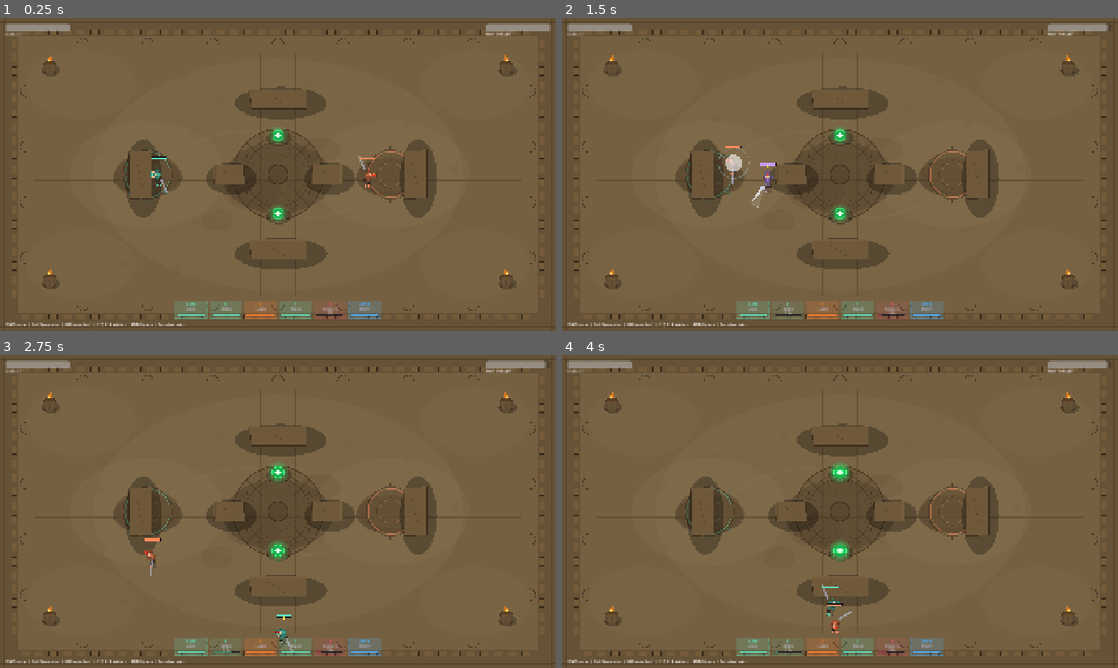
Above: before the commit, frames 1-4 (two rows, left to right).
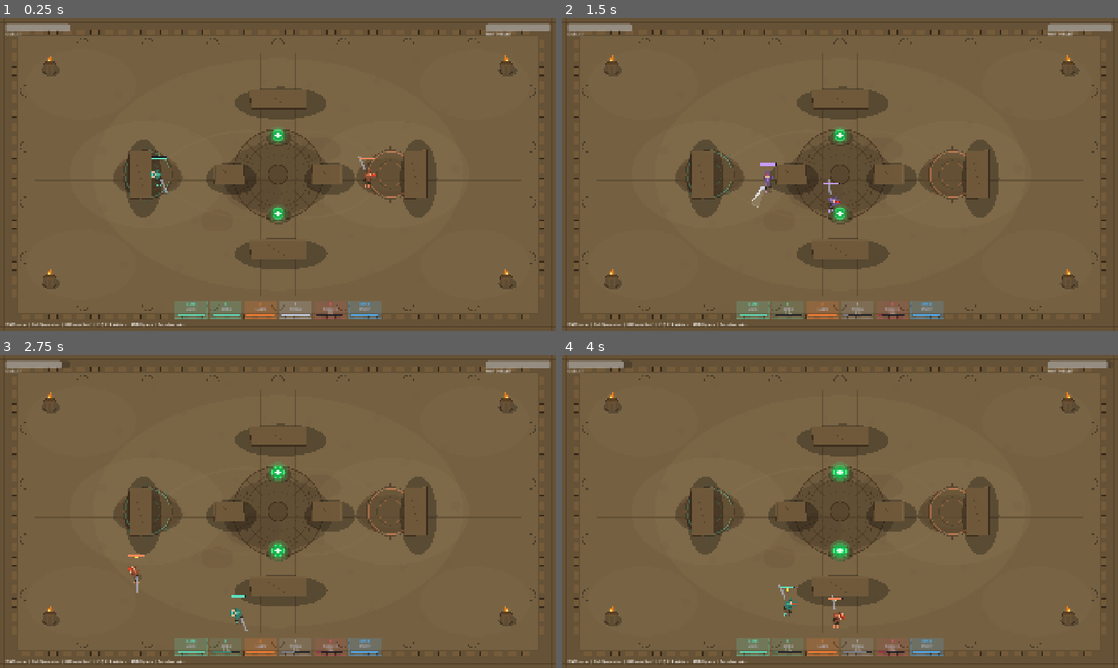
Above: after the commit, the same moments.

Repository: johnWard12/arena-game-godot
Game: Godot game, scene res://scenes/Main.tscn
Same seed, same stepped clock (60 frames per second), same inputs: the game is played once before the commit and once after it. This scene is started directly instead of the project's main scene.
Inputs (mouse positions are in pixels of both pictures, inside the frame that each line leads up to):
- Up to frame 1 (0.25 s): no input
- Up to frame 2 (1.5 s): tap Enter at 0.5 s; move the mouse to (962, 158) at 0.52 s; hold D 0.53-1.28 s; tap F at 0.6 s; click (962, 158) at 0.67 s; tap Space at 0.77 s; tap E at 0.8, 1.35 s; move the mouse to (728, 190) at 1.27 s; hold S from 1.28 s (still down)
- Up to frame 3 (2.75 s): tap Space at 1.52 s; tap F at 1.55, 2.1 s; move the mouse to (333, 442) at 2.02 s; release S at 2.03 s; hold D from 2.03 s (still down); tap E at 2.3 s
- Up to frame 4 (4 s): move the mouse to (812, 574) at 2.77 s; release D at 2.78 s; hold W 2.78-3.53 s; tap Shift at 2.85 s; click (812, 574) at 2.92 s; tap Space at 3.02, 3.77 s; tap F at 3.05 s; move the mouse to (1006, 558) at 3.52 s; hold A from 3.53 s (still down); tap E at 3.6 s

The runs differ from the first frame. In frame 1, less than 0.1% of the frame differs, in the area x 50-56%, y 90-97%; in frame 2, 0.4%; in frame 3, 0.6%, in the area x 10-100%, y 1-97%; in frame 4, 0.4%.

Commit message:
Add per-class passives, new Duelist Sword Throw ability
- Duelist Blood-lust tuned down from +25%/+25% to +10% attack speed /
  +10% move speed for 1.5s after landing a parry.
- Added Duelist F ability "Sword Throw": a thrown blade projectile,
  6 base damage scaling up to 14 against a target's missing HP (same
  scaling pattern as the existing ults), applies a 30% slow for 2s.
  Duelist previously had zero slow effects. Bot AI uses it as a
  ranged poke outside auto range.
- Added Mage passive "Overcharge": landing 2 consecutive ability hits
  (Bolt/Burst/Ult) without missing shaves 0.3s off Bolt's and Burst's
  current cooldowns; a miss (including a projectile that times out or
  is blocked) resets the streak.
- Added Bruiser passive "Steady Footing": incoming stun/freeze
  durations reduced 15%, implemented via a shared stun_resist_mult +
  apply_stun() choke point in Entity.gd so it applies uniformly
  everywhere stuns are dealt (Shatter, Shield Bash, Lunge, Nova
  freeze, etc).
- Entity/Projectile: promoted the projectile-firing helper (_fire())
  from RangedEntity up into the shared Entity.gd so Duelist's new
  ability could reuse it instead of duplicating projectile-spawn
  logic; added a report_result mechanism so projectile-based
  abilities (Bolt, Ult, Sword Throw) can report hit/miss back to the
  owner for passives like Overcharge.
- Updated ability HUD and char-select text to match.

Diff:
--- a/godot_project/scripts/BotController.gd
+++ b/godot_project/scripts/BotController.gd
@@ -53,12 +53,13 @@
 		try_ult(opponent)
 		return
 
-	if d > 100 and d <= A3_RANGE and cd_a3 <= 0 and dash_charges > 0 and randf() < 0.35:
-		try_a3(opponent)
+	if d <= A1_RANGE and cd_a1 <= 0 and randf() < 0.4:
+		try_a1(opponent)
 		return
 
-	if d <= A1_RANGE and cd_a1 <= 0 and randf() < 0.4:
-		try_a1(opponent)
+	# Sword Throw — ranged poke/slow while not yet in melee range
+	if d > AUTO_RANGE and d <= 500 and cd_a3 <= 0 and randf() < 0.35:
+		try_a3(opponent)
 		return
 
 	# lunge as a gap-closer — much more eager to use it on a kiting ranged opponent
--- a/godot_project/scripts/BruiserEntity.gd
+++ b/godot_project/scripts/BruiserEntity.gd
@@ -50,11 +50,16 @@
 	max_hp         = BRUISER_MAX_HP
 	base_color     = Color(0.95, 0.55, 0.15)
 	speed_override = BRUISER_MAX_SPEED
+	stun_resist_mult = 0.85  # Steady Footing: 15% less duration on incoming stuns/freezes
 
 func _physics_process(delta):
 	tremor_fx_left  = max(0.0, tremor_fx_left - delta)
 	shield_bash_fx  = max(0.0, shield_bash_fx - delta)
 	super._physics_process(delta)
+
+# Blood-lust is a Duelist-only passive.
+func on_landed_parry():
+	pass
 
 # ---- Ability overrides ----
 
@@ -80,7 +85,7 @@
 		var dmg = round(SHATTER_DMG * combo_mult())
 		deal_damage(opp, dmg)
 		if opp.alive:
-			opp.stunned_time_left = SHATTER_STUN
+			opp.apply_stun(SHATTER_STUN)
 		add_combo_stack()
 	cd_a1 = SHATTER_CD
 	recovering = {"type": "a1", "time_left": SHATTER_RECOVERY, "total": SHATTER_RECOVERY}
@@ -115,7 +120,7 @@
 		var dmg = round(BRUISER_ULT_DMG_BASE + missing_ratio * BRUISER_ULT_DMG_BONUS)
 		deal_damage(opp, dmg)
 		if opp.alive:
-			opp.stunned_time_left = 0.5
+			opp.apply_stun(0.5)
 		add_combo_stack()
 	ult_charge = 0.0
 	recovering = {"type": "ult", "time_left": BRUISER_ULT_RECOVERY, "total": BRUISER_ULT_RECOVERY}
@@ -132,7 +137,7 @@
 	if opp != null and opp.alive and global_position.distance_to(opp.global_position) <= SHIELD_BASH_RANGE:
 		if deal_damage(opp, SHIELD_BASH_DMG):
 			if opp.alive:
-				opp.stunned_time_left = SHIELD_BASH_STUN
+				opp.apply_stun(SHIELD_BASH_STUN)
 				opp.velocity = (opp.global_position - global_position).normalized() * SHIELD_BASH_KNOCKBACK
 	cd_a3 = SHIELD_BASH_CD
 	recovering = {"type": "a3", "time_left": SHIELD_BASH_RECOVERY, "total": SHIELD_BASH_RECOVERY}
--- a/godot_project/scripts/CharSelect.gd
+++ b/godot_project/scripts/CharSelect.gd
@@ -39,7 +39,7 @@
 		"color": MELEE_COLOR,
 		"key":   "melee",
 		"hp":    "HP  150",
-		"lines": ["Melee glass cannon.", "Combos + execute ult.", "", "Auto       LMB", "Strike     E", "Lunge      Q", "Blind Spot F", "Execute    R"]
+		"lines": ["Melee glass cannon.", "Blood-lust on parry.", "", "Auto       LMB", "Strike     E", "Lunge      Q", "Throw      F", "Execute    R"]
 	},
 	{
 		"label": "MAGE",
--- a/godot_project/scripts/Entity.gd
+++ b/godot_project/scripts/Entity.gd
@@ -44,8 +44,20 @@
 const PARRY_STUN_DUR = 0.65
 const STUN_DUR = 0.5
 
-const A3_CD    = 5.0
-const A3_RANGE = 260.0
+const BLOODLUST_DUR          = 1.5
+const BLOODLUST_ATKSPD_MULT  = 1.10
+const BLOODLUST_MOVESPD_MULT = 1.10
+
+# F — Sword Throw: thrown blade, low damage, slows on hit
+const SWORD_THROW_CAST     = 0.12
+const SWORD_THROW_RECOVERY = 0.18
+const SWORD_THROW_CD       = 4.0
+const SWORD_THROW_SPEED    = 1400.0
+const SWORD_THROW_RADIUS   = 16.0
+const SWORD_THROW_DMG_BASE          = 6.0
+const SWORD_THROW_DMG_MISSING_BONUS = 8.0
+const SWORD_THROW_SLOW_DUR = 2.0
+const SWORD_THROW_SLOW_PCT = 0.30
 
 const DASH_CHARGES_MAX  = 2
 const DASH_CHARGE_REGEN = 2.5
@@ -95,6 +107,13 @@
 var slowed_time_left  := 0.0
 var slow_pct          := 0.5
 
+# Multiplier applied to any incoming stun/freeze duration (1.0 = no resistance).
+# Subclasses override this in _ready() to grant CC resistance.
+var stun_resist_mult  := 1.0
+
+# Blood-lust: granted on a successful parry (see on_landed_parry())
+var bloodlust_time_left := 0.0
+
 var cd_a3             := 0.0
 var barrier_hp_left   := 0.0
 var barrier_time_left := 0.0
@@ -109,10 +128,6 @@
 # hit flash on this entity when it receives damage
 var hit_flash_left := 0.0
 
-# teleport flash on this entity after Blind Spot (A3) fires
-var teleport_fx_left := 0.0
-const TELEPORT_FX_DUR := 0.3
-
 var dash_charges := DASH_CHARGES_MAX
 var dash_charge_timer := 0.0
 
@@ -131,10 +146,12 @@
 	prune_trail(now)
 	if not alive:
 		return
-	cd_auto = max(0.0, cd_auto - delta)
-	cd_a1 = max(0.0, cd_a1 - delta)
-	cd_a2 = max(0.0, cd_a2 - delta)
-	cd_a3 = max(0.0, cd_a3 - delta)
+	bloodlust_time_left = max(0.0, bloodlust_time_left - delta)
+	var atkspd_mult = BLOODLUST_ATKSPD_MULT if bloodlust_time_left > 0 else 1.0
+	cd_auto = max(0.0, cd_auto - delta * atkspd_mult)
+	cd_a1 = max(0.0, cd_a1 - delta * atkspd_mult)
+	cd_a2 = max(0.0, cd_a2 - delta * atkspd_mult)
+	cd_a3 = max(0.0, cd_a3 - delta * atkspd_mult)
 	parry_cd_left = max(0.0, parry_cd_left - delta)
 	if dash_charges < DASH_CHARGES_MAX:
 		dash_charge_timer += delta
@@ -142,7 +159,6 @@
 			dash_charge_timer -= DASH_CHARGE_REGEN
 			dash_charges += 1
 	hit_flash_left   = max(0.0, hit_flash_left - delta)
-	teleport_fx_left = max(0.0, teleport_fx_left - delta)
 	slowed_time_left = max(0.0, slowed_time_left - delta)
 	if barrier_time_left > 0:
 		barrier_time_left = max(0.0, barrier_time_left - delta)
@@ -230,6 +246,8 @@
 			speed_mult = 0.5
 		elif debuffed_slow:
 			speed_mult = 1.0 - slow_pct
+		if bloodlust_time_left > 0:
+			speed_mult *= BLOODLUST_MOVESPD_MULT
 		var has_input = input_vec.length() > 0.01
 		if has_input:
 			facing = input_vec.normalized()
@@ -351,6 +369,8 @@
 func get_status_accent(default_color: Color) -> Color:
 	if stunned_time_left > 0:
 		return Color(0.9, 0.9, 0.3)
+	if bloodlust_time_left > 0:
+		return Color(0.85, 0.1, 0.15)
 	if parrying:
 		return Color(0.3, 0.7, 1.0)
 	if lunging:
@@ -379,12 +399,23 @@
 	combo_stacks = min(COMBO_MAX, combo_stacks + 1)
 	combo_time_left = COMBO_DECAY
 
+# Called on whoever successfully parried an attack. Base (Duelist) behavior
+# grants Blood-lust; other classes override this to no-op.
+func on_landed_parry():
+	bloodlust_time_left = BLOODLUST_DUR
+
+# Single choke point for applying a stun/freeze so per-class CC resistance
+# (e.g. Bruiser's Steady Footing) only has to live in one place.
+func apply_stun(duration: float):
+	stunned_time_left = max(stunned_time_left, duration * stun_resist_mult)
+
 func deal_damage(target: Entity, amount: float) -> bool:
 	if target == null or not target.alive:
 		return false
 	if target.parrying:
 		target.parrying = false
-		stunned_time_left = PARRY_STUN_DUR
+		target.on_landed_parry()
+		apply_stun(PARRY_STUN_DUR)
 		casting = null
 		lunging = false
 		return false
@@ -397,7 +428,7 @@
 			return true
 	if target.casting != null:
 		target.casting = null
-		target.stunned_time_left = STUN_DUR
+		target.apply_stun(STUN_DUR)
 	target.hp = max(0.0, target.hp - amount)
 	target.hit_flash_left = 0.25
 	if target.hp <= 0 and target.alive:
@@ -452,7 +483,7 @@
 		if deal_damage(opp, dmg):
 			landed = true
 			if opp.alive:
-				opp.stunned_time_left = 0.5
+				opp.apply_stun(0.5)
 			add_combo_stack()
 	var recovery_time = A2_RECOVERY if landed else A2_MISS_RECOVERY
 	recovering = {"type": "a2", "time_left": recovery_time, "total": recovery_time}
@@ -492,23 +523,34 @@
 	parry_cd_left = PARRY_CD
 
 func try_a3(opp: Entity):
-	if not can_start_ability() or cd_a3 > 0 or opp == null or dash_charges <= 0:
-		return
-	var d = global_position.distance_to(opp.global_position)
-	if d > A3_RANGE:
-		return
-	dash_charges -= 1
-	if dash_charges == 0:
-		dash_charge_timer = 0.0
-	var behind = opp.global_position + (opp.global_position - global_position).normalized() * (RADIUS * 2.0)
-	global_position = behind
+	if not can_start_ability() or cd_a3 > 0 or opp == null:
+		return
+	casting = {"type": "a3", "time_left": SWORD_THROW_CAST, "total": SWORD_THROW_CAST, "opp": opp}
+
+func resolve_a3(opp: Entity):
 	facing = get_aim_dir(opp)
-	cd_a3 = A3_CD
-	push_trail()
-	teleport_fx_left = TELEPORT_FX_DUR
-
-func resolve_a3(_opp: Entity):
-	pass
+	var missing_ratio = 1.0 - (opp.hp / opp.max_hp) if opp != null and opp.alive else 0.0
+	var dmg = round(SWORD_THROW_DMG_BASE + missing_ratio * SWORD_THROW_DMG_MISSING_BONUS)
+	_fire(facing, SWORD_THROW_SPEED, SWORD_THROW_RADIUS, dmg, opp,
+		Color(0.8, 0.85, 0.95), 10.0, SWORD_THROW_SLOW_DUR, SWORD_THROW_SLOW_PCT)
+	cd_a3 = SWORD_THROW_CD
+	recovering = {"type": "a3", "time_left": SWORD_THROW_RECOVERY, "total": SWORD_THROW_RECOVERY}
+
+func _fire(dir: Vector2, speed: float, radius: float, dmg: float, tgt: Entity, col: Color, vis_r: float, slow: float = 0.0, slow_pct: float = 0.5, track: bool = false):
+	var proj = load("res://scripts/Projectile.gd").new()
+	proj.global_position = global_position + dir * (RADIUS + vis_r + 2.0)
+	proj.velocity = dir * speed
+	proj.damage = dmg
+	proj.hit_radius = radius
+	proj.owner_entity = self
+	proj.target = tgt
+	proj.proj_color = col
+	proj.proj_radius_visual = vis_r
+	proj.apply_slow = slow
+	proj.apply_slow_pct = slow_pct
+	proj.report_result = track
+	proj.obstacle_rects = obstacle_rects
+	projectile_spawned.emit(proj)
 
 # ---- Drawing helpers ----
 func _draw_hud(now: int, accent: Color):
@@ -516,14 +558,10 @@
 	if hit_flash_left > 0:
 		draw_circle(Vector2.ZERO, RADIUS + 5, Color(1, 1, 1, (hit_flash_left / 0.25) * 0.75))
 
-	# teleport arrival flash (Blind Spot) — expanding fading ring so the
-	# instant reposition doesn't read as a glitch
-	if teleport_fx_left > 0:
-		var tpct = 1.0 - (teleport_fx_left / TELEPORT_FX_DUR)
-		var tr = RADIUS + 6.0 + tpct * 34.0
-		var talpha = (1.0 - tpct) * 0.85
-		draw_arc(Vector2.ZERO, tr, 0, TAU, 40, Color(0.65, 0.85, 1.0, talpha), 3.0)
-		draw_circle(Vector2.ZERO, RADIUS * (1.0 - tpct * 0.6), Color(0.75, 0.9, 1.0, talpha * 0.4))
+	# Blood-lust aura (active for BLOODLUST_DUR after landing a parry)
+	if bloodlust_time_left > 0:
+		var pulse = 0.5 + 0.4 * sin(now * 0.025)
+		draw_arc(Vector2.ZERO, RADIUS + 10, 0, TAU, 40, Color(0.9, 0.1, 0.15, pulse), 3.0)
 
 	# HP bar above head
 	var hp_pct = hp / max_hp
--- a/godot_project/scripts/Main.gd
+++ b/godot_project/scripts/Main.gd
@@ -149,7 +149,7 @@
 			{"key": "LMB", "name": "Auto",    "cd": player.cd_auto, "max": Entity.AUTO_CD,                 "col": Color(0.37, 0.88, 0.75)},
 			{"key": "E",   "name": "Strike",  "cd": player.cd_a1,   "max": Entity.A1_CD,                   "col": Color(0.37, 0.88, 0.75)},
 			{"key": "Q",   "name": "Lunge",   "cd": player.cd_a2,   "max": Entity.A2_CD,                   "col": Color(1.0, 0.5, 0.2)},
-			{"key": "F",   "name": "Bspot",   "cd": player.cd_a3,   "max": Entity.A3_CD,                   "col": Color(0.37, 0.88, 0.75)},
+			{"key": "F",   "name": "Throw",   "cd": player.cd_a3,   "max": Entity.SWORD_THROW_CD,          "col": Color(0.8, 0.85, 0.95)},
 			{"key": "R",   "name": "Execute", "cd": 0.0,            "max": 1.0, "charge": true,
 				"pct": player.ult_charge / Entity.ULT_CHARGE_MAX,                                           "col": Color(1.0, 0.3, 0.48)},
 			{"key": "RMB", "name": "Parry",   "cd": player.parry_cd_left, "max": Entity.PARRY_CD,          "col": Color(0.3, 0.7, 1.0)},
--- a/godot_project/scripts/Projectile.gd
+++ b/godot_project/scripts/Projectile.gd
@@ -13,20 +13,30 @@
 var apply_slow_pct := 0.5
 var obstacle_rects: Array[Rect2] = []
 
+# When true, reports whether this projectile landed back to owner_entity via
+# register_ability_result() — used for passives like Mage's Overcharge.
+var report_result := false
+
 func _physics_process(delta):
 	lifetime -= delta
 	if lifetime <= 0:
+		_report_miss()
 		queue_free()
 		return
 	global_position += velocity * delta
 	queue_redraw()
 	for obstacle in obstacle_rects:
 		if obstacle.grow(proj_radius_visual).has_point(global_position):
+			_report_miss()
 			queue_free()
 			return
 	if target != null and is_instance_valid(target) and target.alive:
 		if global_position.distance_to(target.global_position) <= hit_radius + target.RADIUS:
 			_on_hit()
+
+func _report_miss():
+	if report_result and owner_entity != null and is_instance_valid(owner_entity) and owner_entity.has_method("register_ability_result"):
+		owner_entity.register_ability_result(false)
 
 func _on_hit():
 	var landed := false
@@ -37,6 +47,8 @@
 	if landed and apply_slow > 0 and target != null and is_instance_valid(target) and target.alive:
 		target.slowed_time_left = apply_slow
 		target.slow_pct = apply_slow_pct
+	if report_result and owner_entity != null and is_instance_valid(owner_entity) and owner_entity.has_method("register_ability_result"):
+		owner_entity.register_ability_result(landed)
 	queue_free()
 
 func _draw():
--- a/godot_project/scripts/RangedEntity.gd
+++ b/godot_project/scripts/RangedEntity.gd
@@ -39,6 +39,11 @@
 
 var nova_fx_left := 0.0
 
+# Overcharge: landing 2 damaging abilities (Bolt/Burst/Ult) in a row without
+# missing shaves a bit off Bolt's and Burst's current cooldowns.
+var overcharge_streak := 0
+const OVERCHARGE_CD_REDUCTION := 0.3
+
 func _ready():
 	hp     = RANGED_MAX_HP
 	max_hp = RANGED_MAX_HP
@@ -48,6 +53,20 @@
 	nova_fx_left = max(0.0, nova_fx_left - delta)
 	super._physics_process(delta)
 
+# Blood-lust is a Duelist-only passive.
+func on_landed_parry():
+	pass
+
+func register_ability_result(landed: bool):
+	if landed:
+		overcharge_streak += 1
+		if overcharge_streak >= 2:
+			overcharge_streak = 0
+			cd_a1 = max(0.0, cd_a1 - OVERCHARGE_CD_REDUCTION)
+			cd_a2 = max(0.0, cd_a2 - OVERCHARGE_CD_REDUCTION)
+	else:
+		overcharge_streak = 0
+
 # ---- No combo system for ranged ----
 func combo_mult() -> float:
 	return 1.0
@@ -72,7 +91,7 @@
 func resolve_a1(opp: Entity):
 	facing = get_aim_dir(opp)
 	var dmg = round(BOLT_DMG * combo_mult())
-	_fire(facing, BOLT_SPEED, BOLT_RADIUS, dmg, opp, Color(0.4, 0.85, 1.0), 11.0, BOLT_SLOW_DUR, BOLT_SLOW_PCT)
+	_fire(facing, BOLT_SPEED, BOLT_RADIUS, dmg, opp, Color(0.4, 0.85, 1.0), 11.0, BOLT_SLOW_DUR, BOLT_SLOW_PCT, true)
 	add_combo_stack()
 	cd_a1 = BOLT_CD
 	recovering = {"type": "a1", "time_left": BOLT_RECOVERY, "total": BOLT_RECOVERY}
@@ -86,11 +105,14 @@
 	if opp != null:
 		facing = get_aim_dir(opp)
 	nova_fx_left = 0.35
+	var landed := false
 	if opp != null and opp.alive and global_position.distance_to(opp.global_position) <= NOVA_RADIUS:
 		var dmg = round(NOVA_DMG * combo_mult())
 		if deal_damage(opp, dmg):
-			opp.stunned_time_left = max(opp.stunned_time_left, NOVA_FREEZE)
+			landed = true
+			opp.apply_stun(NOVA_FREEZE)
 			add_combo_stack()
+	register_ability_result(landed)
 	cd_a2 = NOVA_CD
 	recovering = {"type": "a2", "time_left": NOVA_RECOVERY, "total": NOVA_RECOVERY}
 
@@ -103,7 +125,7 @@
 	facing = get_aim_dir(opp)
 	var missing_ratio = 1.0 - (opp.hp / opp.max_hp) if opp != null and opp.alive else 0.0
 	var dmg = round(RULT_DMG_BASE + missing_ratio * RULT_DMG_MISSING_BONUS)
-	_fire(facing, RULT_SPEED, RULT_RADIUS, dmg, opp, Color(1.0, 0.3, 0.85), 16.0)
+	_fire(facing, RULT_SPEED, RULT_RADIUS, dmg, opp, Color(1.0, 0.3, 0.85), 16.0, 0.0, 0.5, true)
 	ult_charge = 0.0
 	recovering = {"type": "ult", "time_left": RULT_RECOVERY, "total": RULT_RECOVERY}
 
@@ -116,21 +138,6 @@
 
 func resolve_a3(_opp: Entity):
 	pass
-
-func _fire(dir: Vector2, speed: float, radius: float, dmg: float, tgt: Entity, col: Color, vis_r: float, slow: float = 0.0, slow_pct: float = 0.5):
-	var proj = load("res://scripts/Projectile.gd").new()
-	proj.global_position = global_position + dir * (RADIUS + vis_r + 2.0)
-	proj.velocity = dir * speed
-	proj.damage = dmg
-	proj.hit_radius = radius
-	proj.owner_entity = self
-	proj.target = tgt
-	proj.proj_color = col
-	proj.proj_radius_visual = vis_r
-	proj.apply_slow = slow
-	proj.apply_slow_pct = slow_pct
-	proj.obstacle_rects = obstacle_rects
-	projectile_spawned.emit(proj)
 
 # ---- Drawing override ----
 func _draw():
